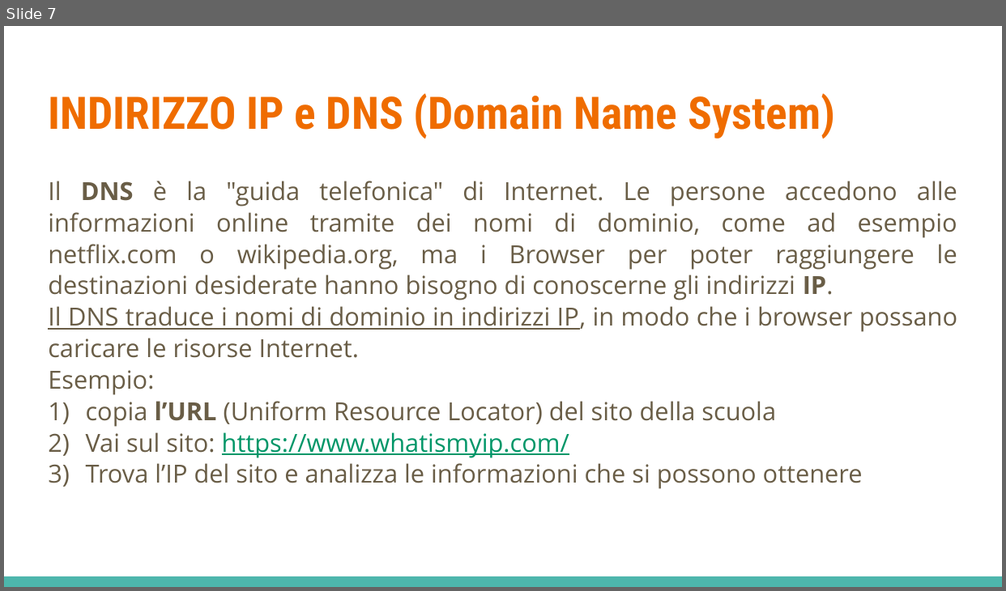
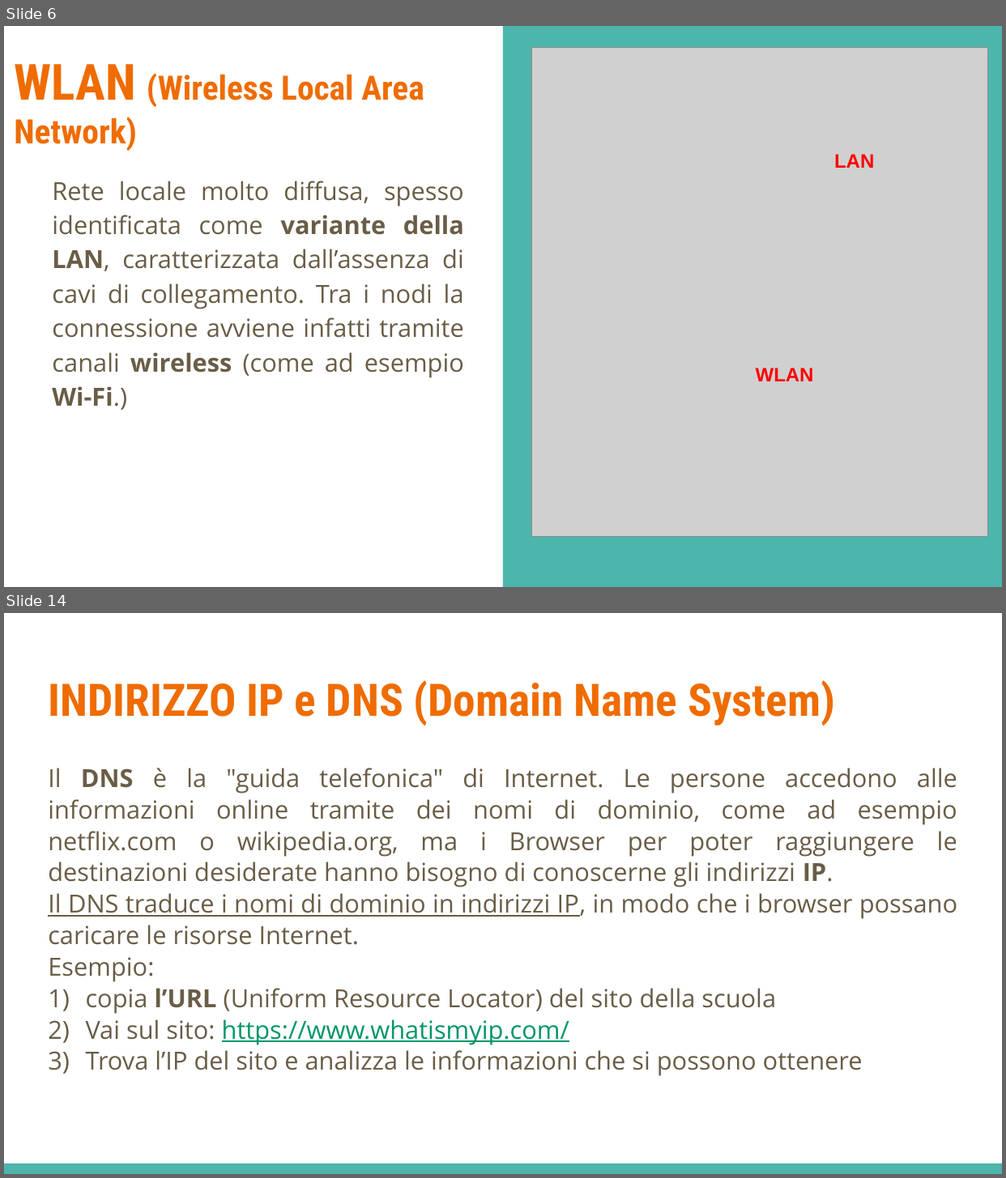
Before and after one commit to LeleCazza/LeleCazza.github.io, a slide deck: reti_informatiche/materiale/lezione_1_reti_introduzione.pptx. Shown one above the other, each under a label of ours: slide 7 before the commit, slides 6 and 14 after it; the slides between them are not shown. The pictures are 1006x591 and 1006x1178 pixels, drawn with LibreOffice and Linux fonts; fonts in the diff are those of the drawing; grey boxes stand for pictures. Boxes give left, top, right and bottom in pixels: in the first picture for what was removed or moved away, otherwise in the second. Text is boxed around its words. In the diff, an @@ line names an element or a change of style, - is before the commit and + after.

```diff
--- a/reti_informatiche/materiale/lezione_1_reti_introduzione.pptx
+++ b/reti_informatiche/materiale/lezione_1_reti_introduzione.pptx
@@ slide 6 added at (x1=4, y1=26, x2=1002, y2=587), background #FFFFFF @@
@@ rectangle added at (x1=503, y1=26, x2=1002, y2=587), fill #4DB6AC @@
@@ picture added at (x1=532, y1=48, x2=988, y2=537) @@
@@ title added at (x1=14, y1=64, x2=424, y2=151), 24.3 pt, text #EF6C00, bold @@
+WLAN (Wireless Local Area Network)
@@ text added at (x1=834, y1=154, x2=874, y2=168), 14 pt, text #FF0000, bold @@
+LAN
@@ subtitle added at (x1=52, y1=181, x2=464, y2=410), 18 pt, text #695D46 @@
+Rete locale molto diffusa, spesso identificata come variante della LAN, caratterizzata dall’assenza di cavi di collegamento. Tra i nodi la connessione avviene infatti tramite canali wireless (come ad esempio Wi-Fi.)
@@ text added at (x1=756, y1=368, x2=814, y2=382), 14 pt, text #FF0000, bold @@
+WLAN
@@ what was slide 7 is now slide 14 @@
```
Also in this commit, not shown: 6 slides changed, 7 other slides added, 2 slides removed, 1 other file.
